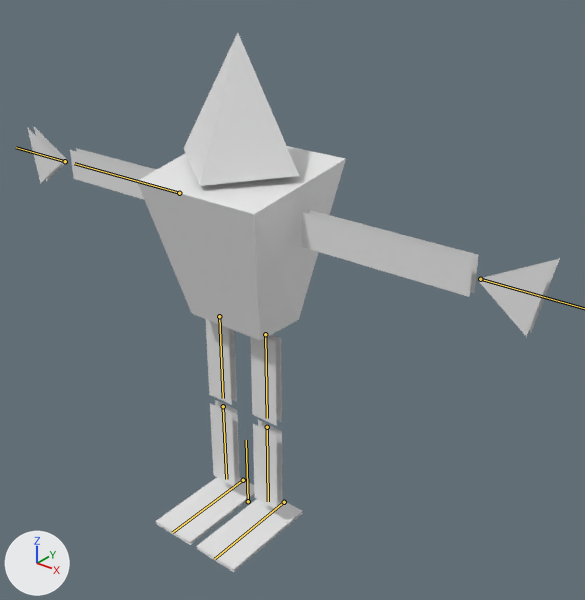
The Blender file TacoSpikyLightbulb/Assets/VecMeshes/Hero/EDITOR/hero-actions.blend, before and after one commit.
Both versions are drawn from a 50 mm camera at (5.86, -6.37, 7.19) aimed at (0.47, 0.37, 3.01). The lights are fixed; the arrows at lower left show +X, +Y and +Z. The bones that change are drawn over the model as lines.

Names of what the first picture shows: 'Cube.004', 'Cube.006', 'Cube.007', 'Cube.008', 'Cube.009', 'Cube.010', 'arm', 'body', 'foot', 'hand', 'head', 'leg'.
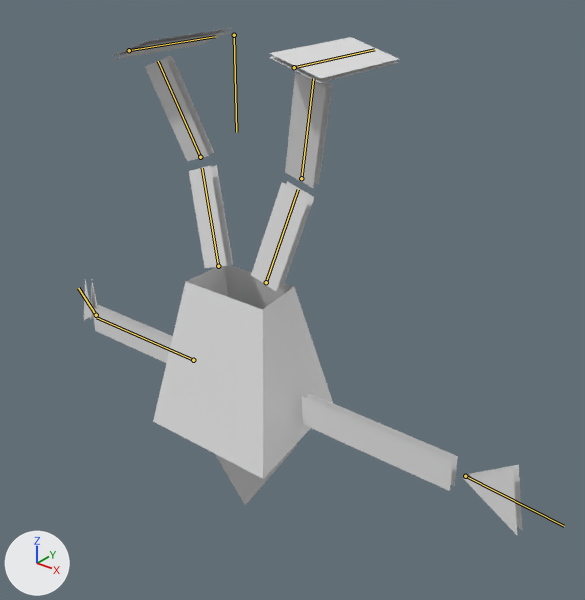
The newer file adds an action. The first version stands in its rest pose; the second is drawn at frame 0 of the action 'dance'.

The edits, one by one:
Bone 'root' (bone_root) moves from (0.0, 0.0, 0.0) to (0.0, 6.01, 0.0).
Bone 'root' (bone_root) turns from (0, 0, 0) to (-180, 0, 0) degrees about its own x, y and z.
Bone 'legU_l' (bone_legu_l) turns from (0, 0, 0) to (-10, 0, -15) degrees about its own x, y and z.
Bone 'legB_l' (bone_legb_l) turns from (0, 0, 0) to (20, 0, 0) degrees about its own x, y and z.
Bone 'foot_l' (bone_foot_l) turns from (0, 0, 0) to (10, 0, 0) degrees about its own x, y and z.
Bone 'legU_r' (bone_legu_r) turns from (0, 0, 0) to (-10, 0, 20) degrees about its own x, y and z.
Bone 'legB_r' (bone_legb_r) turns from (0, 0, 0) to (20, 0, 0) degrees about its own x, y and z.
Bone 'foot_r' (bone_foot_r) turns from (0, 0, 0) to (10, 0, 0) degrees about its own x, y and z.
Bone 'hand_l' (bone_hand_l) turns from (0, 0, 0) to (0, 1, 5) degrees about its own x, y and z.
Bone 'arm_r' (bone_arm_r) moves from (0.0, 0.0, 0.0) to (-0.03, 0.0, 0.04).
Bone 'hand_r' (bone_hand_r) turns from (0, 0, 0) to (1, 4, 25) degrees about its own x, y and z.

Location of each change, (x1, y1, x2, y2) in pixels of the pictures (585 x 600 px):
'body', posed (14% narrower, 10% taller)
    before: (137, 146, 346, 341)
    after: (153, 265, 333, 479)
'arm', posed (12% narrower, 14% taller)
    before: (301, 210, 479, 297)
    after: (302, 392, 458, 491)
'head', posed
    before: (184, 32, 299, 186)
    after: (215, 444, 297, 505)
'foot', posed
    before: (196, 499, 303, 572)
    after: (269, 37, 399, 83)
'Cube.006', posed (63% wider, 27% taller)
    before: (253, 420, 282, 510)
    after: (285, 73, 333, 188)
'hand', posed (27% narrower, 10% shorter)
    before: (479, 259, 560, 337)
    after: (463, 465, 522, 535)
'Cube.009', posed (126% wider, 22% taller)
    before: (210, 400, 240, 487)
    after: (145, 55, 214, 161)
'Cube.007', posed (8% narrower, 11% taller)
    before: (70, 148, 157, 200)
    after: (93, 305, 173, 363)
'Cube.010', posed
    before: (156, 478, 255, 545)
    after: (113, 28, 233, 60)
'Cube.004', posed (64% narrower, 30% shorter)
    before: (27, 127, 68, 183)
    after: (84, 281, 98, 320)
bone 'root', root to tip
    before: (248, 501) to (246, 440)
    after: (234, 35) to (236, 132)
bone 'legU_l', root to tip
    before: (265, 334) to (267, 418)
    after: (266, 282) to (298, 189)
bone 'legB_l', root to tip
    before: (267, 427) to (268, 501)
    after: (301, 178) to (313, 78)
bone 'foot_l', root to tip
    before: (284, 502) to (214, 559)
    after: (294, 67) to (374, 49)
bone 'legU_r', root to tip
    before: (219, 316) to (223, 398)
    after: (218, 266) to (202, 168)
bone 'legB_r', root to tip
    before: (223, 406) to (226, 479)
    after: (200, 157) to (158, 61)
bone 'foot_r', root to tip
    before: (243, 480) to (172, 532)
    after: (129, 50) to (215, 36)
bone 'arm_r', root to tip
    before: (179, 193) to (74, 163)
    after: (193, 360) to (96, 317)
bone 'hand_r', root to tip
    before: (65, 161) to (16, 147)
    after: (96, 315) to (78, 288)
